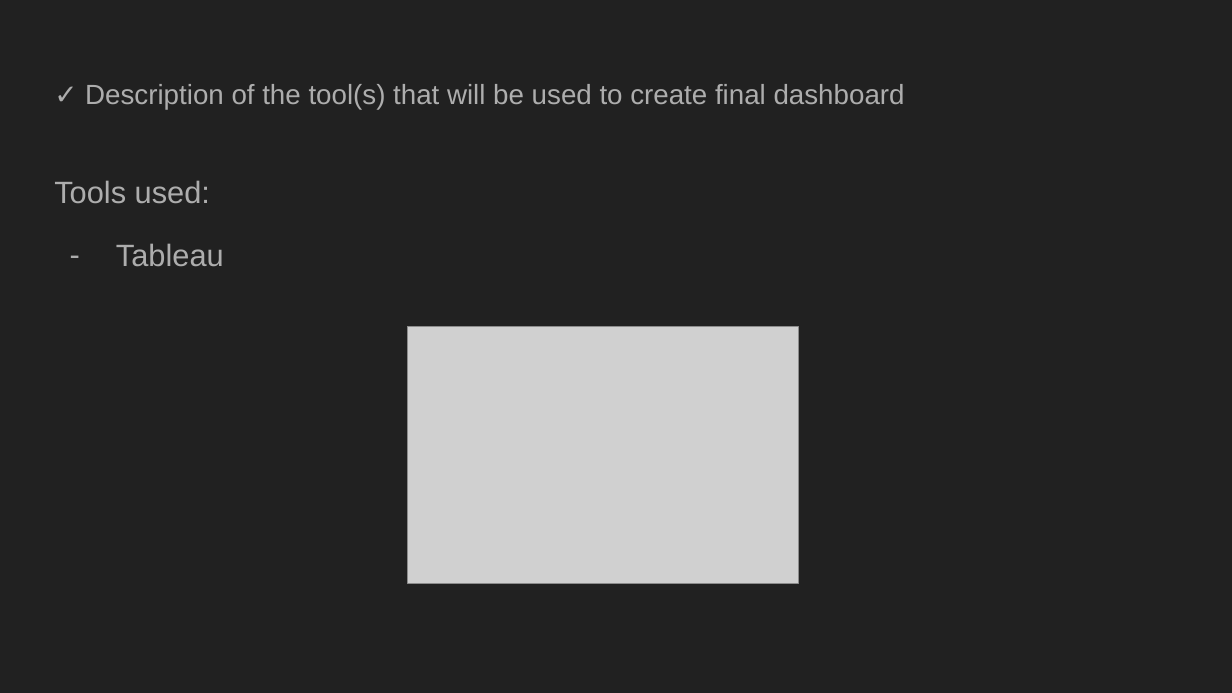
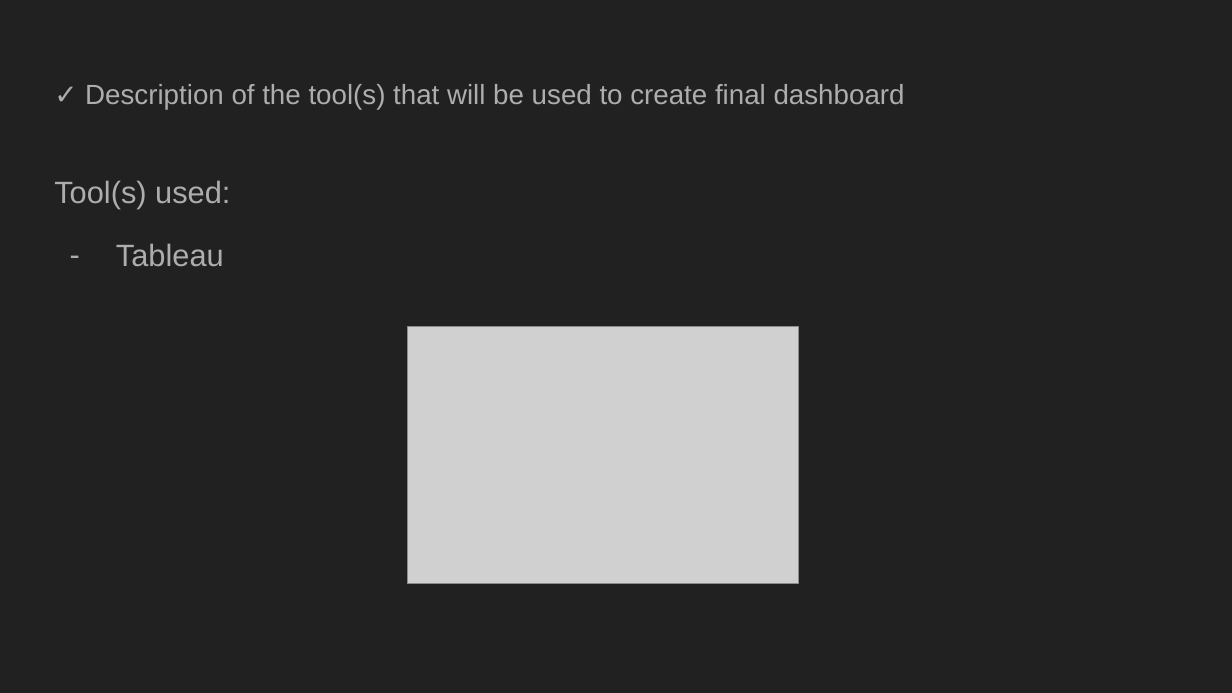
Before and after one commit to asosnik530/EntertainmentBuster, a slide deck: slide 5 of Entertainment_Buster.pptx (slide 4 before the commit). Drawn at 1232x693 pixels with LibreOffice and Linux fonts; fonts in the diff are those of the drawing; grey boxes stand for pictures. Boxes give left, top, right and bottom in pixels: in the first picture for what was removed or moved away, otherwise in the second. Text is boxed around its words. In the diff, an @@ line names an element or a change of style, - is before the commit and + after.

```diff
--- a/Entertainment_Buster.pptx
+++ b/Entertainment_Buster.pptx
@@ text at [54,180,230,209]: text changed @@
-Tools used:
+Tool(s) used:
```
Also in this commit, not shown: 1 other slide changed, 1 slide added.
